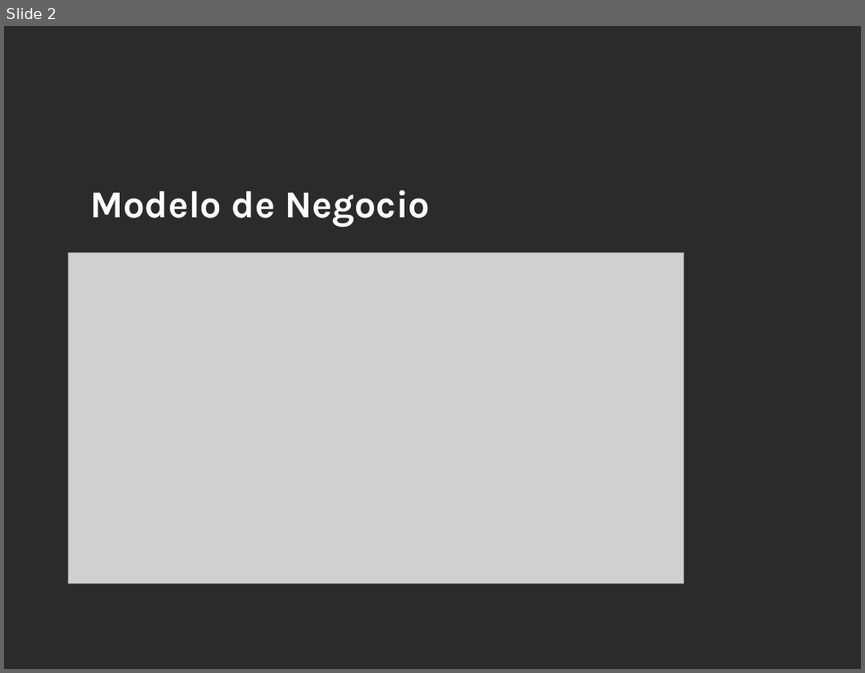
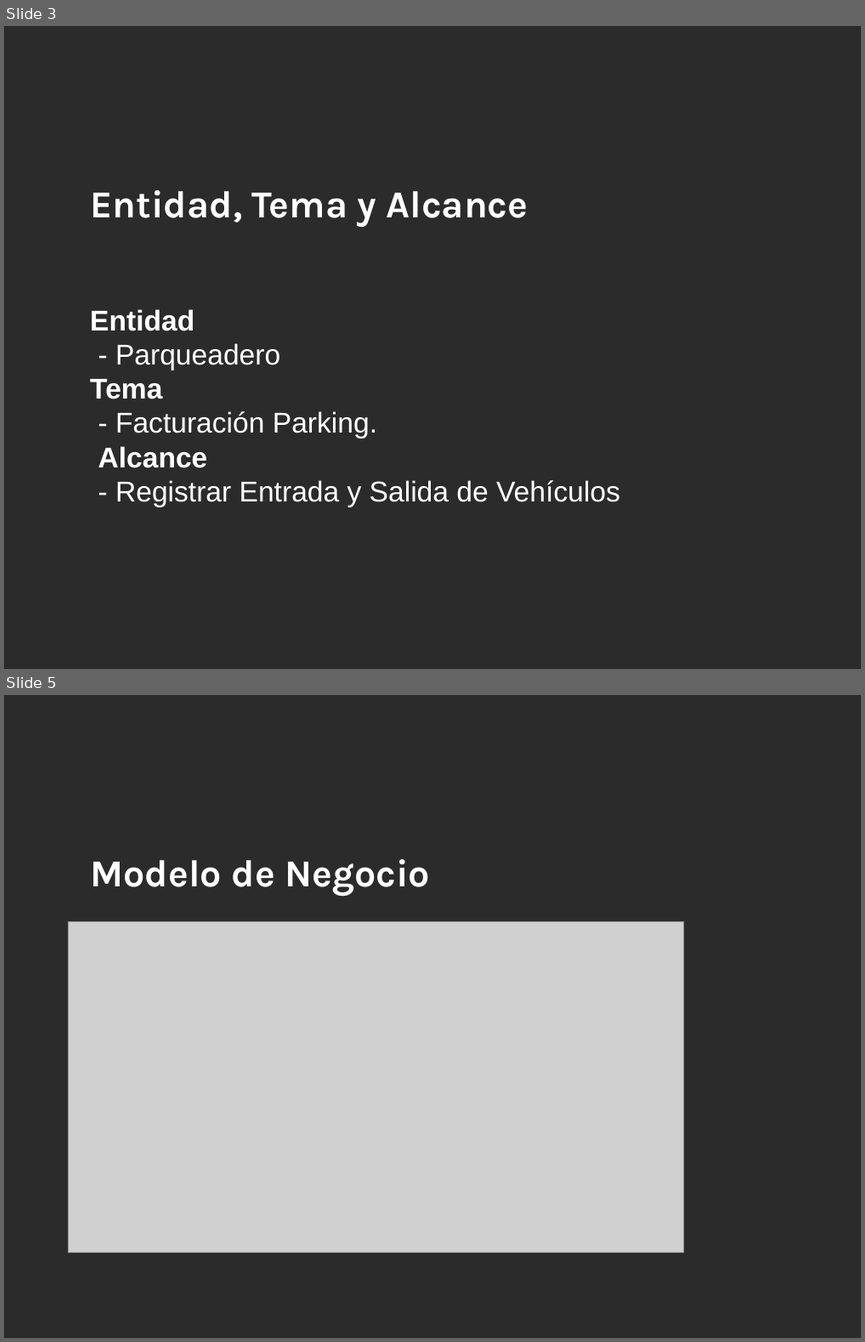
Before and after one commit to MikeRider27/ingenieria_proyecto, a slide deck: Analysis/Presentacion/ParkingApp2.pptx. Shown one above the other, each under a label of ours: slide 2 before the commit, slides 3 and 5 after it; the slides between them are not shown. The pictures are 865x673 and 865x1342 pixels, drawn with LibreOffice and Linux fonts; fonts in the diff are those of the drawing; grey boxes stand for pictures; background and template pictures are left out; a plain dark background stands for a picture behind light text. Boxes give left, top, right and bottom in pixels: in the first picture for what was removed or moved away, otherwise in the second. Text is boxed around its words. In the diff, an @@ line names an element or a change of style, - is before the commit and + after.

```diff
--- a/Analysis/Presentacion/ParkingApp2.pptx
+++ b/Analysis/Presentacion/ParkingApp2.pptx
@@ slide 3 added at (4,26,861,669), background picture (left out) @@
@@ title added at (90,190,528,227), 32 pt, text #FFFFFF, bold @@
+Entidad, Tema y Alcance
@@ text added at (90,309,620,507), 24 pt, text #FFFFFF @@
+Entidad
+- Parqueadero
+Tema
+- Facturación Parking.
+Alcance
+- Registrar Entrada y Salida de Vehículos
@@ what was slide 2 is now slide 5 @@
```
Also in this commit, not shown: 3 other slides added, 1 other file.
